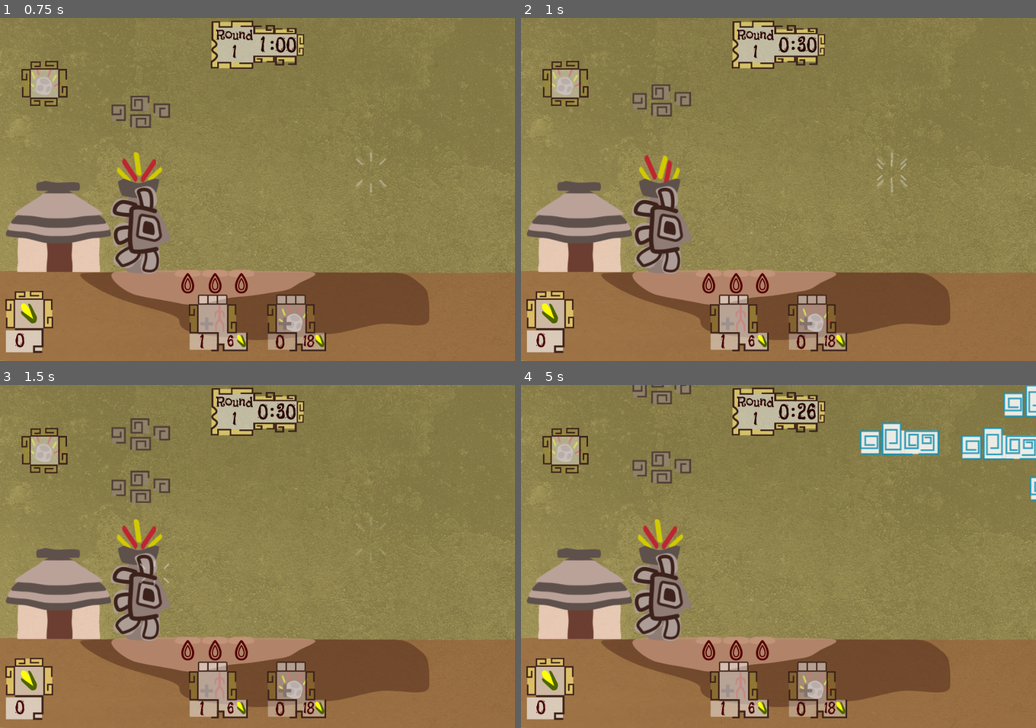
Above: before the commit, frames 1-4 (two rows, left to right).
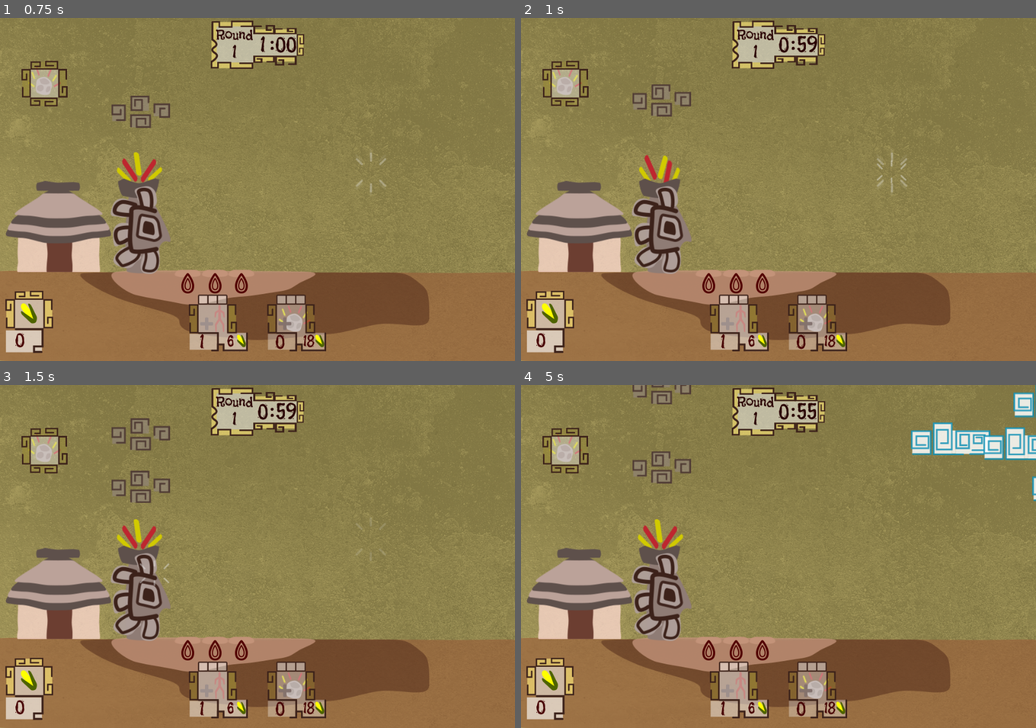
Above: after the commit, the same moments.

Repository: solivo/popol
Game: Godot game, scene res://main/Main.tscn
Two runs of this game, one before a commit and one after it. Both use one fixed random seed, a clock stepped at 60 frames per second and the inputs below.
Inputs (mouse positions are in pixels of both pictures, inside the frame that each line leads up to):
- Up to frame 1 (0.75 s): move the mouse to (370, 172) at 0.52 s; press the mouse at (370, 172) at 0.53 s
- Up to frame 2 (1 s): no input
- Up to frame 3 (1.5 s): move the mouse to (154, 573) at 1.27 s; release the mouse at (154, 573) at 1.28 s; click (154, 573) at 1.35 s
- Up to frame 4 (5 s): move the mouse to (830, 481) at 2.02 s; press the mouse at (830, 481) at 2.03 s; move the mouse to (752, 625) at 2.77 s; release the mouse at (752, 625) at 2.78 s; click (752, 625) at 2.85 s; move the mouse to (933, 607) at 3.52 s; press the mouse at (933, 607) at 3.53 s; move the mouse to (624, 505) at 4.27 s; release the mouse at (624, 505) at 4.28 s; click (624, 505) at 4.35 s

Frame 1 is identical in both runs. In frame 2, 0.1% of the frame differs, in the area x 53-58%, y 5-11%; in frame 3, 0.1%; in frame 4, 3.0%, in the area x 53-100%, y 0-34%.

Commit message:
Gatherer bug fixed

Diff:
--- a/project.godot
+++ b/project.godot
@@ -26,7 +26,7 @@
 
 [application]
 
-config/name="hombres_maiz"
+config/name="popol"
 run/main_scene="res://main/Main.tscn"
 config/icon="res://icon.png"
 
@@ -42,6 +42,11 @@
 "events": [ Object(InputEventMouseButton,"resource_local_to_scene":false,"resource_name":"","device":0,"alt":false,"shi …(212 unchanged characters)…
  ]
 }
+space={
+"deadzone": 0.5,
+"events": [ Object(InputEventKey,"resource_local_to_scene":false,"resource_name":"","device":0,"alt":false,"shift":false,"control":false,"meta":false,"command":false,"pressed":false,"scancode":32,"unicode":0,"echo":false,"script":null)
+ ]
+}
 
 [rendering]
 
--- a/scenes/cloud/Cloud.gd
+++ b/scenes/cloud/Cloud.gd
@@ -3,7 +3,7 @@
 class_name Cloud
 
 var wind_direction = Vector2(-1,0)
-export var WATER_AMOUNT := 5
+export var WATER_AMOUNT := 6
 export var cloud_speed :float =  1
 var water_left
 var near_clouds = 0 setget change_near_clouds
@@ -76,3 +76,7 @@
 func _on_PlantsDetection_body_exited(body: PhysicsBody2D) -> void:
 	if body.is_in_group("corn_plant"):
 		disconnect("rained", body, "add_water")
+
+
+func _on_VisibilityNotifier2D_screen_exited() -> void:
+	queue_free()
--- a/scenes/cloud/medium_cloud/MediumCloud.tscn
+++ b/scenes/cloud/medium_cloud/MediumCloud.tscn
@@ -1,8 +1,8 @@
 [gd_scene load_steps=12 format=2]
 
 [ext_resource path="res://scenes/cloud/Cloud.gd" type="Script" id=1]
-[ext_resource path="res://scenes/cloud/medium_cloud/normal_cloud_medium.png" type="Texture" id=2]
-[ext_resource path="res://scenes/cloud/medium_cloud/fill_cloud_medium.png" type="Texture" id=3]
+[ext_resource path="res://scenes/cloud/medium_cloud/fill_cloud_medium.png" type="Texture" id=2]
+[ext_resource path="res://scenes/cloud/medium_cloud/normal_cloud_medium.png" type="Texture" id=3]
 [ext_resource path="res://scenes/cloud/medium_cloud/empty_cloud_medium_1.png" type="Texture" id=4]
 [ext_resource path="res://scenes/cloud/medium_cloud/empty_cloud_medium_2.png" type="Texture" id=5]
 [ext_resource path="res://scenes/cloud/medium_cloud/empty_cloud_medium_3.png" type="Texture" id=6]
@@ -12,18 +12,18 @@
 animations = [ {
 "frames": [ ExtResource( 2 ) ],
 "loop": false,
-"name": "normal_cloud",
+"name": "fill_cloud",
 "speed": 5.0
+}, {
+"frames": [ ExtResource( 3 ), ExtResource( 4 ), ExtResource( 5 ), ExtResource( 6 ) ],
+"loop": true,
+"name": "empty_cloud",
+"speed": 4.0
 }, {
 "frames": [ ExtResource( 3 ) ],
 "loop": false,
-"name": "fill_cloud",
+"name": "normal_cloud",
 "speed": 5.0
-}, {
-"frames": [ ExtResource( 2 ), ExtResource( 4 ), ExtResource( 5 ), ExtResource( 6 ) ],
-"loop": true,
-"name": "empty_cloud",
-"speed": 4.0
 } ]
 
 [sub_resource type="RectangleShape2D" id=2]
@@ -41,7 +41,7 @@
 z_index = -20
 collision_layer = 2
 collision_mask = 4
-mass = 5.0
+mass = 7.0
 gravity_scale = 0.0
 script = ExtResource( 1 )
 cloud_speed = 1.5
@@ -61,6 +61,7 @@
 texture = ExtResource( 7 )
 
 [node name="WaterDurationTimer" type="Timer" parent="."]
+wait_time = 0.6
 
 [node name="CloudsDetection" type="Area2D" parent="."]
 monitorable = false
@@ -76,9 +77,14 @@
 
 [node name="CollisionShape2D" type="CollisionShape2D" parent="PlantsDetection"]
 shape = SubResource( 4 )
+
+[node name="VisibilityNotifier2D" type="VisibilityNotifier2D" parent="."]
+position = Vector2( 0.463295, 0.694936 )
+scale = Vector2( 7.2081, 2.87633 )
 [connection signal="animation_finished" from="AnimatedSprite" to="." method="_on_AnimatedSprite_animation_finished"]
 [connection signal="timeout" from="WaterDurationTimer" to="." method="_on_WaterDurationTimer_timeout"]
 [connection signal="body_entered" from="CloudsDetection" to="." method="_on_CloudsDetection_body_entered"]
 [connection signal="body_exited" from="CloudsDetection" to="." method="_on_CloudsDetection_body_exited"]
 [connection signal="body_entered" from="PlantsDetection" to="." method="_on_PlantsDetection_body_entered"]
 [connection signal="body_exited" from="PlantsDetection" to="." method="_on_PlantsDetection_body_exited"]
+[connection signal="screen_exited" from="VisibilityNotifier2D" to="." method="_on_VisibilityNotifier2D_screen_exited"]
--- a/scenes/human/gatherer/Gatherer.gd
+++ b/scenes/human/gatherer/Gatherer.gd
@@ -9,6 +9,8 @@
 #signal plant_collected(number_position)
 signal plant_not_collected #Trigger the signal when the farmer disappear before collect the plant
 # Called when the node enters the scene tree for the first time.
+#Flags
+var on_battle = false
 
 func _ready() -> void:
 	go_to_harvest()
@@ -35,6 +37,7 @@
 	$AnimationPlayer.play("gatherer_returning")
 
 func quit_gatherer():
+	on_battle = true
 	if not plant_collected:
 		emit_signal("plant_not_collected")
 		$AnimationPlayer.play("gatherer_leaving")
@@ -44,6 +47,12 @@
 
 func _on_PlantDectectionArea_body_entered(body: PhysicsBody2D) -> void:
 	if body.is_in_group("corn_plant"):
-		if body.mature_plant:
+		if body.mature_plant and not on_battle:
 			collect_plant()
 			body.queue_free() #Quit the plant
+
+
+func _on_AnimationPlayer_animation_finished(anim_name: String) -> void:
+	if anim_name == "gatherer_returning":
+		queue_free()
+		print("INTENTANDO ELIMINAR RECOLECTOR")
--- a/scenes/human/gatherer/Gatherer.tscn
+++ b/scenes/human/gatherer/Gatherer.tscn
@@ -147,7 +147,7 @@
 }
 
 [sub_resource type="Animation" id=4]
-length = 0.5
+length = 0.6
 tracks/0/type = "value"
 tracks/0/path = NodePath("SpriteFarmer:texture")
 tracks/0/interp = 1
@@ -179,7 +179,7 @@
 tracks/2/imported = false
 tracks/2/enabled = true
 tracks/2/keys = {
-"times": PoolRealArray( 0, 0.4 ),
+"times": PoolRealArray( -0.1, 0.4 ),
 "transitions": PoolRealArray( 1, 1 ),
 "update": 0,
 "values": [ true, false ]
@@ -196,20 +196,6 @@
 "update": 1,
 "values": [ true, true ]
 }
-tracks/4/type = "method"
-tracks/4/path = NodePath(".")
-tracks/4/interp = 1
-tracks/4/loop_wrap = true
-tracks/4/imported = false
-tracks/4/enabled = true
-tracks/4/keys = {
-"times": PoolRealArray( 0.5 ),
-"transitions": PoolRealArray( 1 ),
-"values": [ {
-"args": [  ],
-"method": "queue_free"
-} ]
-}
 
 [sub_resource type="Animation" id=5]
 length = 0.7
@@ -303,4 +289,5 @@
 
 [node name="CollisionShape2D" type="CollisionShape2D" parent="PlantDectectionArea"]
 shape = SubResource( 7 )
+[connection signal="animation_finished" from="AnimationPlayer" to="." method="_on_AnimationPlayer_animation_finished"]
 [connection signal="body_entered" from="PlantDectectionArea" to="." method="_on_PlantDectectionArea_body_entered"]
--- a/scenes/player/expulsion_effect/ExpulsionEffect.tscn
+++ b/scenes/player/expulsion_effect/ExpulsionEffect.tscn
@@ -51,7 +51,7 @@
 shape = SubResource( 1 )
 
 [node name="LifeTimer" type="Timer" parent="."]
-wait_time = 0.5
+wait_time = 0.7
 one_shot = true
 
 [node name="AnimationPlayer" type="AnimationPlayer" parent="."]
--- a/world/World.gd
+++ b/world/World.gd
@@ -36,7 +36,7 @@
 export var meteor_cost := 18
 
 #Enemies
-export var enemies_peer_round := 3
+export var enemies_peer_round := 5
 var total_enemies = enemies_peer_round # Total enemies peer round
 #var current_enemies : int
 var enemies_created := 0
@@ -245,7 +245,7 @@
 
 func _on_RoundTimer_timeout() -> void:
 	if current_seconds  <= 0:
-		current_seconds = 30
+		current_seconds = 59
 		if current_minutes > 0:
 			current_minutes -= 1
 			emit_signal("round_minutes_changed", current_minutes)
--- a/world/World.tscn
+++ b/world/World.tscn
@@ -91,7 +91,7 @@
 position = Vector2( 450, 410 )
 
 [node name="EnemySpawningPosition" type="Position2D" parent="."]
-position = Vector2( 900, 430 )
+position = Vector2( 1000, 430 )
 
 [node name="CloudsSpawnPath" type="Path2D" parent="."]
 editor/display_folded = true
@@ -108,6 +108,7 @@
 [node name="RoundTimer" type="Timer" parent="."]
 
 [node name="EnemySpawningTimer" type="Timer" parent="."]
+wait_time = 0.7
 
 [node name="BattleField" type="Area2D" parent="."]
 position = Vector2( 480, 500 )
Not shown: 1 places in scenes/human/gatherer/Gatherer.tscn that only renumber resources
